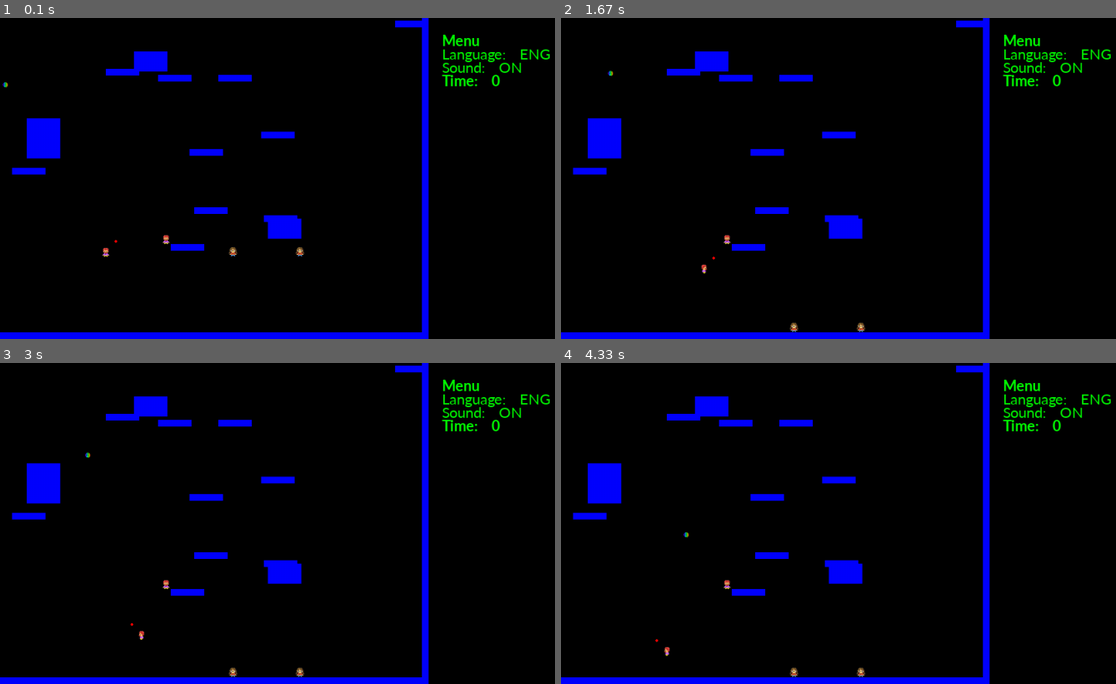
Above: before the commit, frames 1-4 (two rows, left to right).
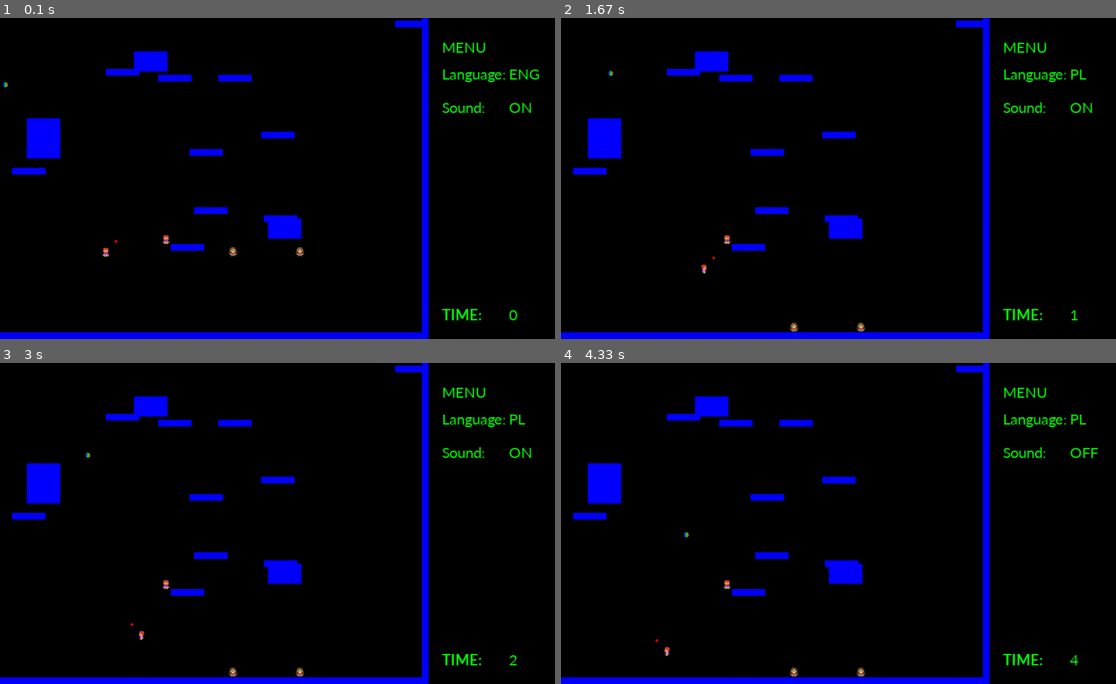
Above: after the commit, the same moments.

Repository: kaletap/Worms-Python-Game
Game: pygame game, started from worm.py
Same seed, same stepped clock (60 frames per second), same inputs: the game is played once before the commit and once after it.
Inputs (mouse positions are in pixels of both pictures, inside the frame that each line leads up to):
- Up to frame 1 (0.1 s): no input
- Up to frame 2 (1.67 s): click (938, 178) at 0.38 s; hold Right 0.67-1.13 s; tap Space at 0.73, 1.03, 1.23 s; hold Up 1.17-1.47 s; click (1082, 72) at 1.55 s
- Up to frame 3 (3 s): hold Right 2-2.47 s; tap Space at 2.07, 2.37, 2.57, 2.87 s; hold Left from 2.5 s (still down)
- Up to frame 4 (4.33 s): release Left at 3.03 s; hold Down 3.07-3.37 s; tap Space at 3.13, 3.9, 4.2 s; click (1082, 452) at 3.45 s; hold Left 3.83-4.23 s

The runs differ from the first frame. In frame 1, 1.4% of the frame differs, in the area x 79-100%, y 5-95%; in frame 2, 1.4%; in frame 3, 1.4%; in frame 4, 1.4%.

Commit message:
Better looking menu which handles changing options with mouse

Diff:
--- a/worm.py
+++ b/worm.py
@@ -327,61 +327,89 @@
         return coll
 
 
-class TextObject:
+class TextObject(pygame.sprite.Sprite):
     """Simple class to represent a text object displaying in Menu"""
-    def __init__(self, text: str, x: int, y: int, font_size:int=25,
-                bold:bool=False,
-                font=None):
+    def __init__(self, text, x, y, font=None, font_size=25, bold=False):
+        super().__init__()
+
         self.text = text
         self.x = x
         self.y = y
-        # We don't want to open this SysFont to many times
+
+        # We don't want to open this SysFont too many times
+        # it's better to pass it as an argument than create every time
         self.font = font or pygame.font.SysFont('Calibri', font_size, bold, False)
-        #font = pygame.font.SysFont('Calibri', 25, True, False)
+
         self.image = self.font.render(text, True, GREEN)
+        self.rect = self.image.get_rect()
+        self.rect.x = x
+        self.rect.y = y
 
 
 class Menu:
     """Class responsible for the look of the Menu on the right"""
     def __init__(self, x=SCREEN_WIDTH + 20, y=20):
+        # x and y are starting points of menu
         self.x = x
         self.y = y
-        self.texts = [TextObject("Menu", x, y, 25, bold=True)]
+
+        # Options
         self.language = EN
         self.sound = ON
         self.time = 10
 
+        # TODO: are these fonts necessary here?
         self.font = pygame.font.SysFont('Calibri', 25, False, False)
-
-        # TODO: Get rid of code repetition?
-        # Creating language options
-        y_lang = y + 1*20
-        lang = TextObject("Language:", x, y_lang)
-        lang_rect = lang.image.get_rect()
-        lang_option = TextObject(self.language, x + lang_rect.width + 20, y_lang)
-        self.add_text_objects(lang, lang_option)
-
-        # Creating sound options
-        y_sound = y + 2*20
-        snd = TextObject("Sound:", x, y_sound)
-        snd_rect = snd.image.get_rect()
-        snd_option = TextObject(self.sound, x + snd_rect.width + 20, y_sound)
-        self.add_text_objects(snd, snd_option)
-
-    def add_raw_texts(self, *texts):
-        for text in texts:
-            self.texts.append(TextObject(text, self.x, self.y + 30*len(self.texts)))
-
-    def add_text_objects(self, *text_objects):
-        for text in text_objects:
-            self.texts.append(text)
-
-    def add_time(self, *text_objects):
-        self.time_pics = list(text_objects)
-
-    def draw(self, screen):
-        for text_object in (self.texts + self.time_pics):
-            screen.blit(text_object.image, (text_object.x, text_object.y))
+        self.font_bold = pygame.font.SysFont('Calibri', 25, True, False)
+
+        self.positions = {
+            "menu": (x, y+10),
+
+            "language" : (x, y + 50),
+            "language_option" : (x + 100, y + 50),
+
+            "sound" : (x, y + 100),
+            "sound_option" : (x + 100, y + 100),
+
+            "time" : (x, SCREEN_HEIGHT - 50),
+            "time_display" : (x + 100, SCREEN_HEIGHT - 50)
+        }
+
+        self.text_objects = {
+            "menu": TextObject("MENU", *self.positions["menu"]),
+
+            "language" : TextObject("Language:", *self.positions["language"], self.font),
+            "language_option" : TextObject(self.language, *self.positions["language_option"], self.font),
+
+            "sound" : TextObject("Sound:", *self.positions["sound"], self.font),
+            "sound_option" : TextObject(self.sound, *self.positions["sound_option"], self.font),
+
+            "time" : TextObject("TIME:", *self.positions["time"], font=self.font_bold),
+            "time_display": TextObject(str(0), *self.positions["time_display"], self.font)
+        }
+
+    def update_options(self, x, y):
+        if self.text_objects["language_option"].rect.collidepoint(x, y):
+            print("Changing language option")
+            new_language_option = EN if self.language == PL else PL
+            self.language = new_language_option
+            self.text_objects["language_option"] = TextObject(new_language_option,
+                                                              *self.positions["language_option"],
+                                                              self.font)
+
+        elif self.text_objects["sound_option"].rect.collidepoint(x, y):
+            print("Changing sound option")
+            new_sound_option = OF if self.sound == ON else ON
+            self.sound = new_sound_option
+            self.text_objects["sound_option"] = TextObject(new_sound_option,
+                                                          *self.positions["sound_option"],
+                                                          self.font)
+
+    def update_time(self, seconds, font):
+        self.time = seconds
+        self.text_objects["time_display"] = TextObject(str(seconds),
+                                                        *self.positions["time_display"],
+                                                        font=self.font)
 
 
 def main():
@@ -446,23 +474,15 @@
     font_bold = pygame.font.SysFont('Calibri', 25, True, False)
     font_not_bold = pygame.font.SysFont('Calibri', 25, True, False)
 
-    frame_count = 0
+    start = time.time()
     mode = PLAYER_1
     while True:
         # Filling screen with black
         screen.fill(BLACK)
 
         # Calculating how much time is left
-        print(frame_count)
-        total_seconds = frame_count // FRAME_RATE
-        print(total_seconds)
-        menu.time = total_seconds
-        x, y = SCREEN_WIDTH + 20, 20
-        y_time = y + 3*20
-        tim = TextObject("Time:", x, y_time, font=font_bold)
-        tim_rect = tim.image.get_rect()
-        tim_display = TextObject(str(total_seconds), x + tim_rect.width + 20, y_time, font=font_not_bold)
-        menu.add_time(tim, tim_display)
+        total_seconds = int(time.time() - start)
+        menu.update_time(total_seconds, font_not_bold)
 
         for event in pygame.event.get():
             if event.type == pygame.QUIT:
@@ -472,6 +492,10 @@
                 print("Changing players")
                 mode = PLAYER_2 if mode == PLAYER_1 else PLAYER_1
 
+            elif event.type == pygame.MOUSEBUTTONDOWN:
+                x, y = pygame.mouse.get_pos()
+                menu.update_options(x, y)
+
             if mode == PLAYER_1:
                 if event.type == pygame.KEYDOWN and event.key == pygame.K_TAB:
                     player1.change_worm()
@@ -500,9 +524,9 @@
         worm_list.draw(screen)
         bullet_list.draw(screen)
         wall_list.draw(screen)
-        menu.draw(screen)
-
-        frame_count += 1
+
+        # Drawing menu and time
+        pygame.sprite.Group(menu.text_objects.values()).draw(screen)
 
         clock.tick(FRAME_RATE)
 
